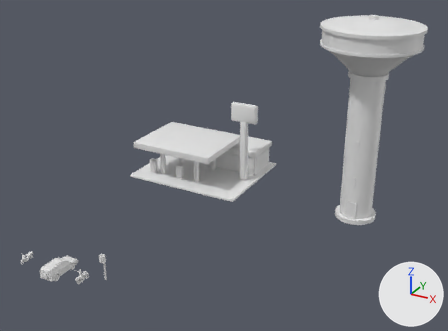
What one commit did to the glTF model public/models.glb.
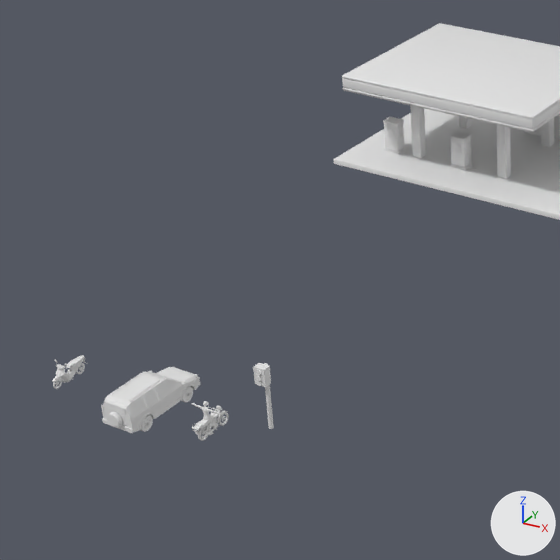
There are two pictures of each version: one whole from a 50 mm lens placed at (42.5, -44.2, 40.2), pointed at (8.6, 17.3, 9.5), one close up on the part from 0% to 49% of the width and 34% to 100% of the height. The lights are fixed; the arrows at lower right show +X, +Y and +Z. The last two pictures show the newer version. Where no turn or scale is listed for an object, it has been applied to the vertices.

Before the edit, the objects in view are built like this:
```python
me_car_1_body = bpy.data.meshes.new('car_1_Body')
me_car_1_body.from_pydata(...)  # 998 vertices, 1816 faces; spans x -1.07..1.07, y -2.44..2.26, z 0.33..1.79
me_stationessence = bpy.data.meshes.new('StationEssence')
me_stationessence.from_pydata(...)  # 3768 vertices, 7290 faces; spans x -8.5..9.6, y -6.5..8.5, z 0.0..12.2
ob_car_1_body = bpy.data.objects.new('car_1_Body', me_car_1_body)
ob_car_1_body.location = (-3.5, 0.0, 0.0)
ob_stationessence = bpy.data.objects.new('StationEssence', me_stationessence)
ob_stationessence.location = (-4.0, 32.0, 0.0)
```
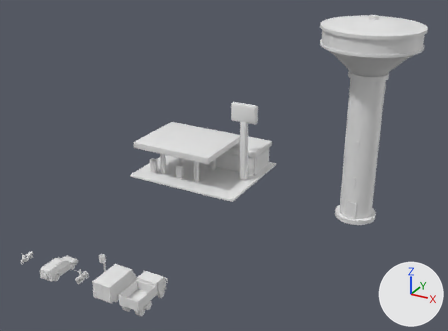
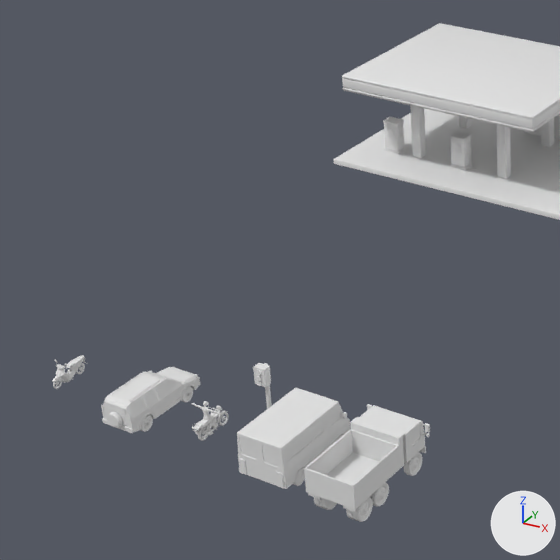
Location of each change, (x1, y1, x2, y2) in pixels of the close-ups (560 x 560 px):
'car_3', added: after (304, 404, 430, 512)
'car_2', added: after (237, 388, 350, 489)
'car_3_Wheel_RR', added: after (346, 497, 373, 522)
'car_3_Wheel_FR', added: after (404, 452, 422, 476)
'car_3_Wheel_MR', added: after (370, 482, 389, 507)
'car_3_Wheel_RL', added: after (314, 497, 337, 510)
'car_2_Wheel_RR', added: after (293, 468, 305, 486)

What the commit changed:
Mesh me_car_3_wheel_dual_r is new.
It has 580 vertices, 1152 faces and spans x -0.47..0.17, y -0.52..0.52, z -0.52..0.52.
Mesh me_cube_004 is new.
It has 522 vertices, 926 faces and spans x -1.58..1.58, y -3.83..1.21, z -0.7..1.12.
Mesh me_car_3_wheel_dual_l is new.
It has 580 vertices, 1152 faces and spans x -0.17..0.47, y -0.52..0.52, z -0.52..0.52.
Mesh me_car_3_wheel_front_r is new.
It has 354 vertices, 704 faces and spans x -0.16..0.17, y -0.52..0.52, z -0.52..0.52.
Mesh me_car_2_wheel is new.
It has 282 vertices, 560 faces and spans x -0.12..0.12, y -0.37..0.37, z -0.37..0.37.
Mesh me_cube is new.
It has 741 vertices, 1414 faces and spans x -1.48..1.48, y -3.57..1.04, z -1.0..1.0.
Object 'car_3_Wheel_RR' (ob_car_3_wheel_rr) is new; it shows me_car_3_wheel_dual_r.
Its parent is ob_car_3.
Its location is (0.97, -3.017, -0.941).
Object 'car_3' (ob_car_3) is new; it shows me_cube_004.
Its location is (8.48, 1.07, 1.51).
Object 'car_3_Wheel_RL' (ob_car_3_wheel_rl) is new; it shows me_car_3_wheel_dual_l.
Its parent is ob_car_3.
Its location is (-0.97, -3.017, -0.941).
Object 'car_3_Wheel_MR' (ob_car_3_wheel_mr) is new; it shows me_car_3_wheel_dual_r.
Its parent is ob_car_3.
Its location is (0.97, -1.867, -0.941).
Object 'car_3_Wheel_FR' (ob_car_3_wheel_fr) is new; it shows me_car_3_wheel_front_r.
Its location is (9.48, 1.62, 0.57).
Object 'car_2_Wheel_RR' (ob_car_2_wheel_rr) is new; it shows me_car_2_wheel.
Its parent is ob_car_2.
Its location is (1.09, -2.52, -1.05).
Object 'car_2' (ob_car_2) is new; it shows me_cube.
Its location is (4.55, 1.28, 1.42).
Object 'car_2_Wheel_FR' (ob_car_2_wheel_fr) is new; it shows me_car_2_wheel.
Its parent is ob_car_2.
Its location is (1.09, 0.25, -1.05).
